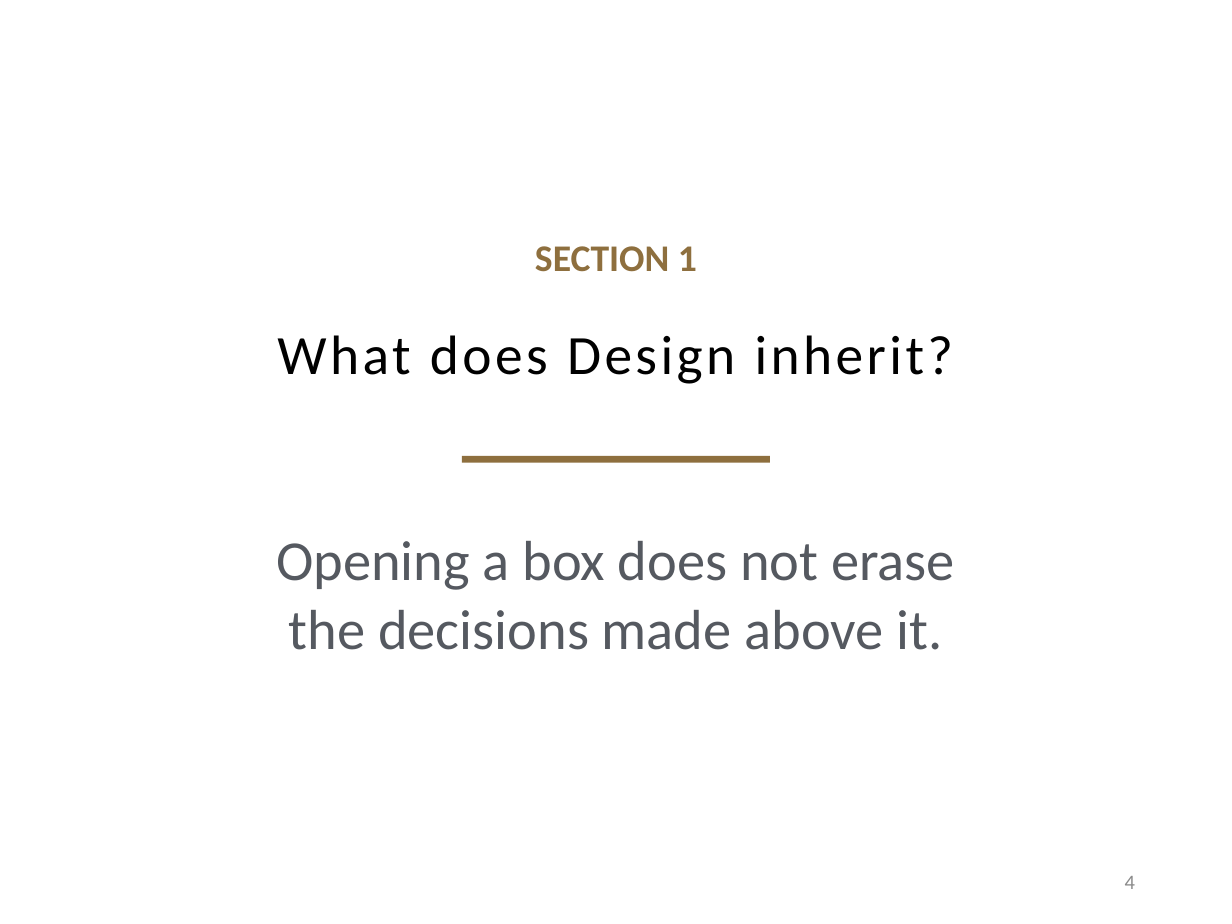
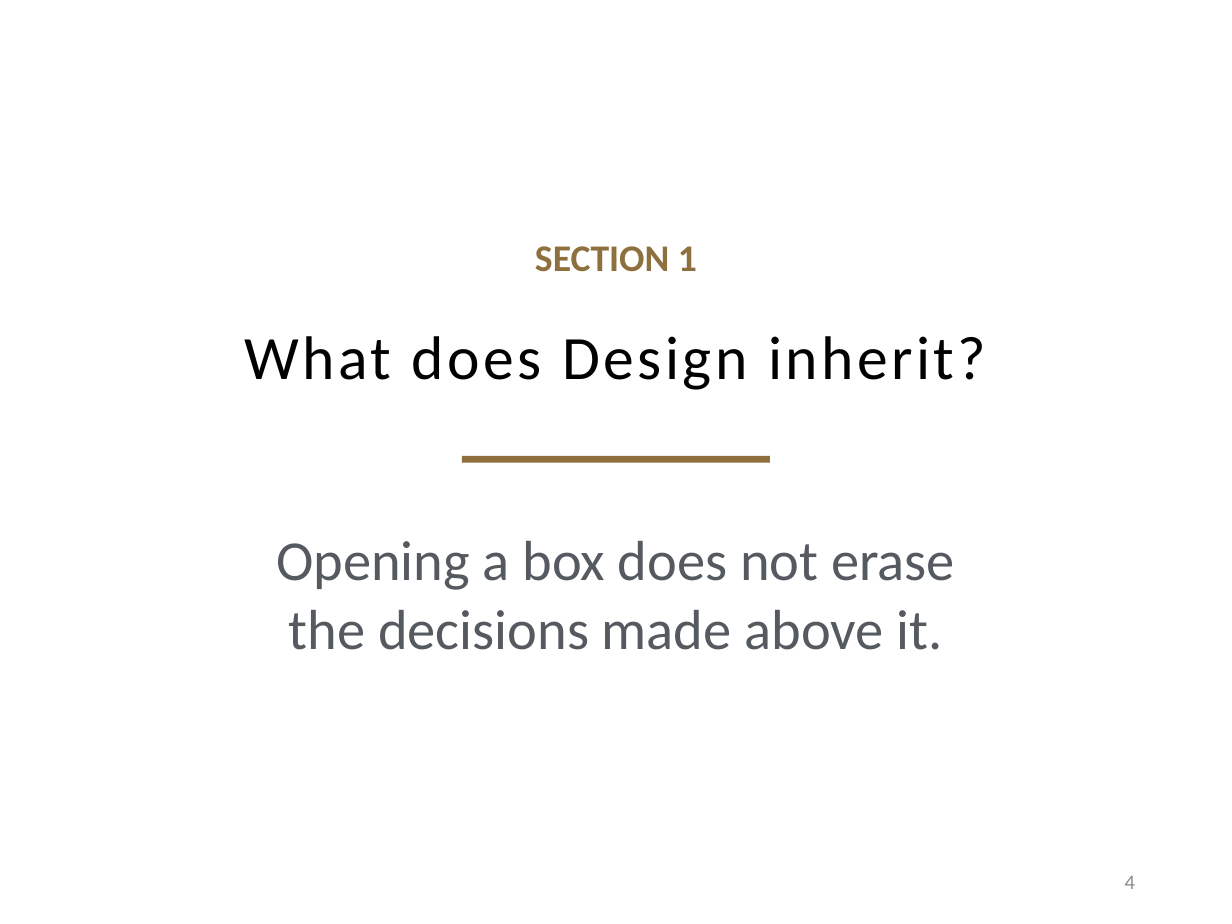
Before and after one commit to davisjam/model-based-agentic-software-engineering, a slide deck: slide 4 of course/lectures/act-1-foundations/07-design/1-7-Design.pptx. Drawn at 1232x924 pixels with LibreOffice and Linux fonts; fonts in the diff are those of the drawing; background and template pictures are left out. Boxes give left, top, right and bottom in pixels: in the first picture for what was removed or moved away, otherwise in the second. Text is boxed around its words. In the diff, an @@ line names an element or a change of style, - is before the commit and + after.

```diff
--- a/course/lectures/act-1-foundations/07-design/1-7-Design.pptx
+++ b/course/lectures/act-1-foundations/07-design/1-7-Design.pptx
@@ title "What does Design inherit?" at (244, 336, 986, 390): size 32.4 to 36 pt @@
```
Also in this commit, not shown: 4 other slides changed.
